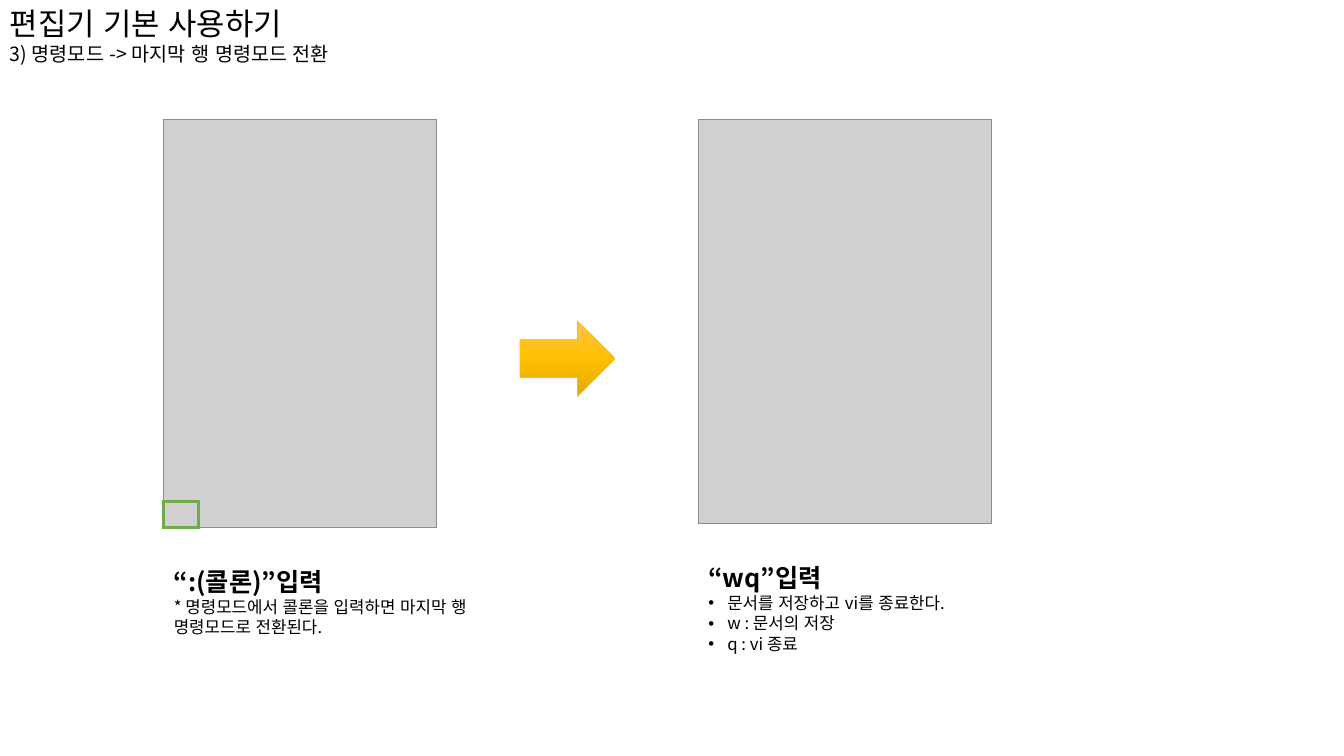
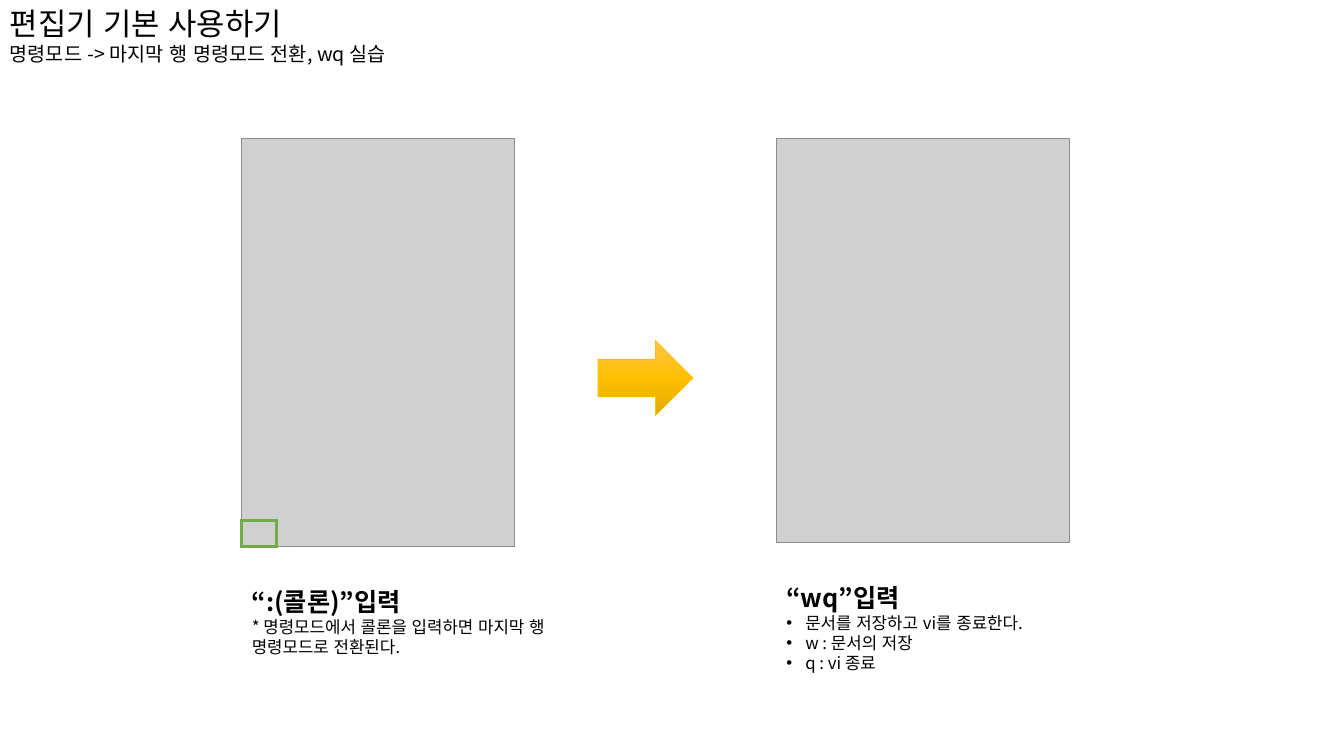
Before and after one commit to limmiseon/Linux, a slide deck: slide 4 of 리눅스 6강.pptx. Drawn at 1344x756 pixels with LibreOffice and Linux fonts; fonts in the diff are those of the drawing; grey boxes stand for pictures. Boxes give left, top, right and bottom in pixels: in the first picture for what was removed or moved away, otherwise in the second. Text is boxed around its words. In the diff, an @@ line names an element or a change of style, - is before the commit and + after.

```diff
--- a/리눅스 6강.pptx
+++ b/리눅스 6강.pptx
@@ text at box(10, 44, 385, 66): text changed @@
-3) 명령모드 -> 마지막 행 명령모드 전환
+명령모드 -> 마지막 행 명령모드 전환, wq 실습
@@ picture: place and size @@
-picture at box(699, 119, 992, 523)
+picture at box(776, 139, 1070, 543)
@@ right arrow at box(598, 341, 693, 415): proportions changed @@
@@ 1 picture, 1 text, 1 right arrow, 1 rectangle: place and size @@
-1 picture, 1 text, 1 right arrow, 1 rectangle at box(164, 119, 615, 635)
+1 picture, 1 text, 1 right arrow, 1 rectangle at box(242, 139, 693, 655)
@@ text "“wq”입력": place and size @@
-text "“wq”입력" at box(708, 566, 945, 654)
+text "“wq”입력" at box(786, 586, 1023, 673)
```
Also in this commit, not shown: 3 other slides changed, 35 slides added, 22 slides removed.
